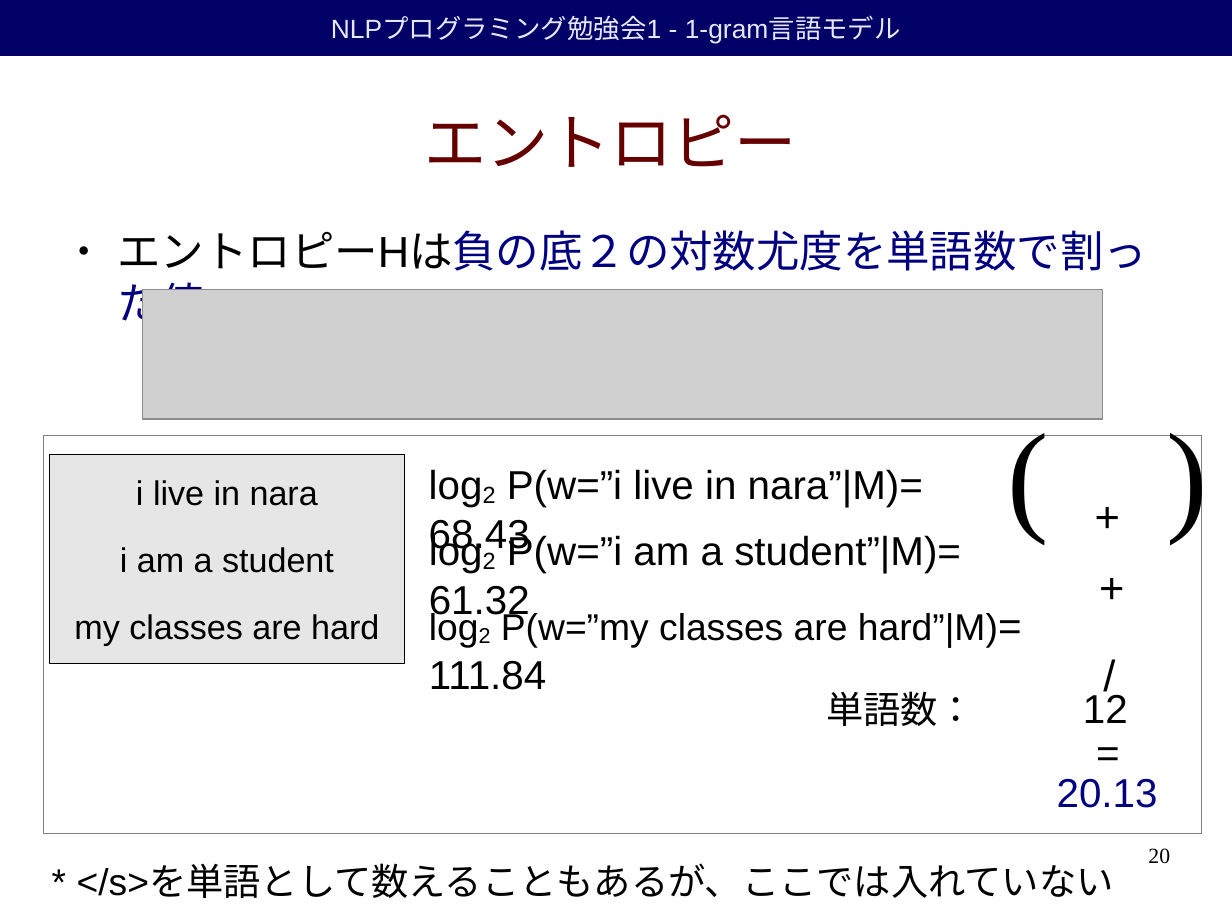
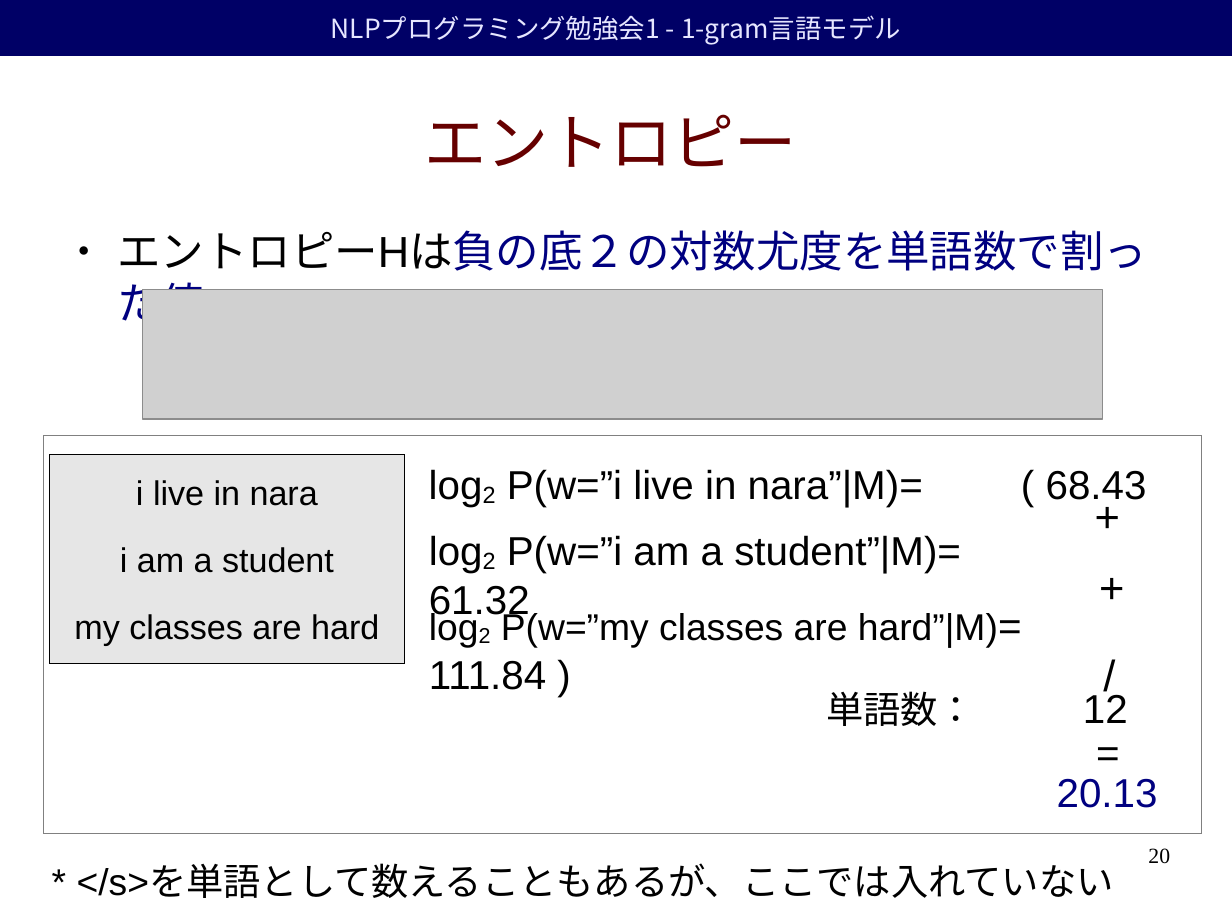
Before and after one commit to duffrind/nlppractice, a slide deck: slide 20 of download/01-unigramlm/nlp-programming-ja-01-unigramlm.odp. Drawn at 1232x924 pixels with LibreOffice and Linux fonts; fonts in the diff are those of the drawing; grey boxes stand for pictures; background and template pictures are left out. Boxes give left, top, right and bottom in pixels: in the first picture for what was removed or moved away, otherwise in the second. Text is boxed around its words. In the diff, an @@ line names an element or a change of style, - is before the commit and + after.

```diff
--- a/download/01-unigramlm/nlp-programming-ja-01-unigramlm.odp
+++ b/download/01-unigramlm/nlp-programming-ja-01-unigramlm.odp
@@ rectangle "NLPプログラミング勉強会1 - 1-gram言語モデル" at [0, 0, 1232, 56]: font Arial to Noto Sans CJK JP @@
@@ text removed at [997, 389, 1068, 656] @@
-(
@@ text removed at [1156, 389, 1226, 656] @@
-)
@@ text at [507, 469, 1147, 507]: text changed @@
-log2 P(w=”i live in nara”|M)= 68.43
+log2 P(w=”i live in nara”|M)= ( 68.43
@@ text at [429, 611, 998, 690]: text changed @@
-log2 P(w=”my classes are hard”|M)= 111.84
+log2 P(w=”my classes are hard”|M)= 111.84 )
```
Also in this commit, not shown: 25 other slides changed, 1 slide removed, 5 other files.
